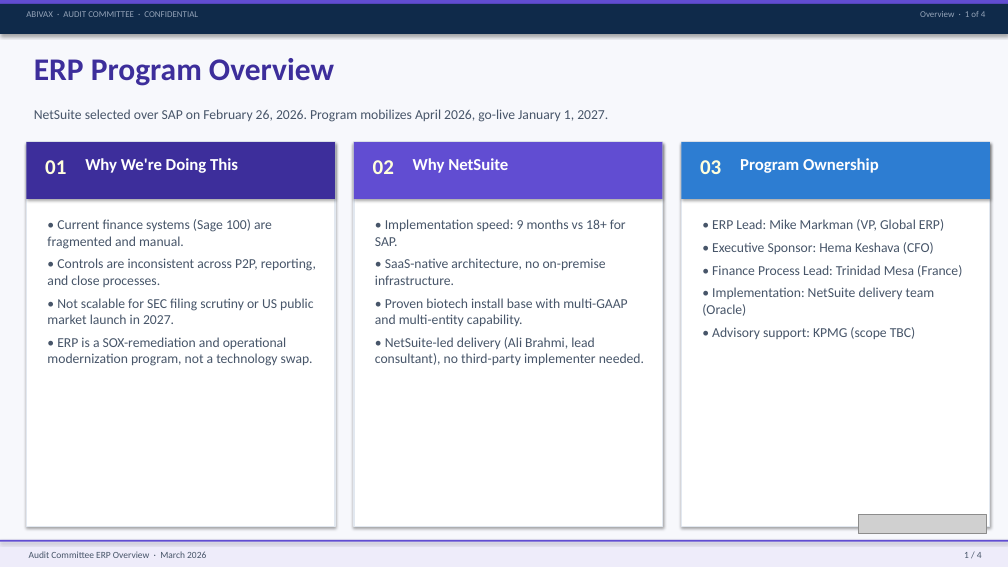
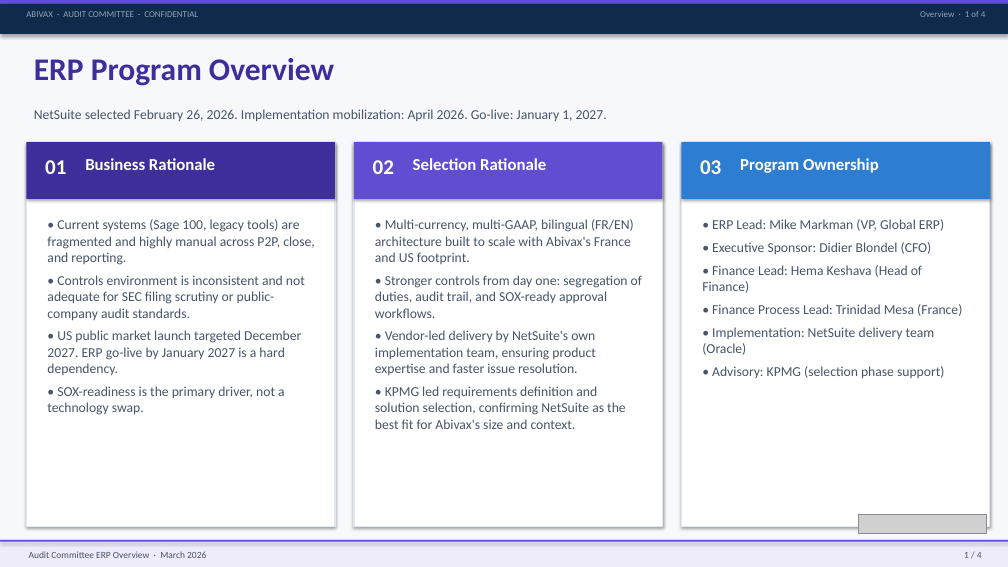
Before and after one commit to markmangroup/abivax, a slide deck: slide 2 of outputs/presentations/Audit Committee ERP Overview.pptx. Drawn at 1008x567 pixels with LibreOffice and Linux fonts; fonts in the diff are those of the drawing; grey boxes stand for pictures. Boxes give left, top, right and bottom in pixels: in the first picture for what was removed or moved away, otherwise in the second. Text is boxed around its words. In the diff, an @@ line names an element or a change of style, - is before the commit and + after.

```diff
--- a/outputs/presentations/Audit Committee ERP Overview.pptx
+++ b/outputs/presentations/Audit Committee ERP Overview.pptx
@@ text at (x1=34, y1=109, x2=607, y2=121): text changed @@
-NetSuite selected over SAP on February 26, 2026. Program mobilizes April 2026, go-live January 1, 2027.
+NetSuite selected February 26, 2026. Implementation mobilization: April 2026. Go-live: January 1, 2027.
@@ text at (x1=85, y1=158, x2=215, y2=170): text changed @@
-Why We're Doing This
+Business Rationale
@@ text at (x1=413, y1=158, x2=546, y2=170): text changed @@
-Why NetSuite
+Selection Rationale
@@ text at (x1=47, y1=219, x2=315, y2=415): text changed @@
-• Current finance systems (Sage 100) are fragmented and manual.
-• Controls are inconsistent across P2P, reporting, and close processes.
-• Not scalable for SEC filing scrutiny or US public market launch in 2027.
-• ERP is a SOX-remediation and operational modernization program, not a technology swap.
+• Current systems (Sage 100, legacy tools) are fragmented and highly manual across P2P, close, and reporting.
+• Controls environment is inconsistent and not adequate for SEC filing scrutiny or public-company audit standards.
+• US public market launch targeted December 2027. ERP go-live by January 2027 is a hard dependency.
+• SOX-readiness is the primary driver, not a technology swap.
@@ text at (x1=375, y1=219, x2=642, y2=429): text changed @@
-• Implementation speed: 9 months vs 18+ for SAP.
-• SaaS-native architecture, no on-premise infrastructure.
-• Proven biotech install base with multi-GAAP and multi-entity capability.
-• NetSuite-led delivery (Ali Brahmi, lead consultant), no third-party implementer needed.
+• Multi-currency, multi-GAAP, bilingual (FR/EN) architecture built to scale with Abivax's France and US footprint.
+• Stronger controls from day one: segregation of duties, audit trail, and SOX-ready approval workflows.
+• Vendor-led delivery by NetSuite's own implementation team, ensuring product expertise and faster issue resolution.
+• KPMG led requirements definition and solution selection, confirming NetSuite as the best fit for Abivax's size and context.
@@ text at (x1=702, y1=242, x2=932, y2=293): text changed @@
-• Executive Sponsor: Hema Keshava (CFO)
+• Executive Sponsor: Didier Blondel (CFO)
+• Finance Lead: Hema Keshava (Head of Finance)
@@ text at (x1=712, y1=366, x2=944, y2=378): text changed @@
-• Advisory support: KPMG (scope TBC)
+• Advisory: KPMG (selection phase support)
```
Also in this commit, not shown: 11 other files.
